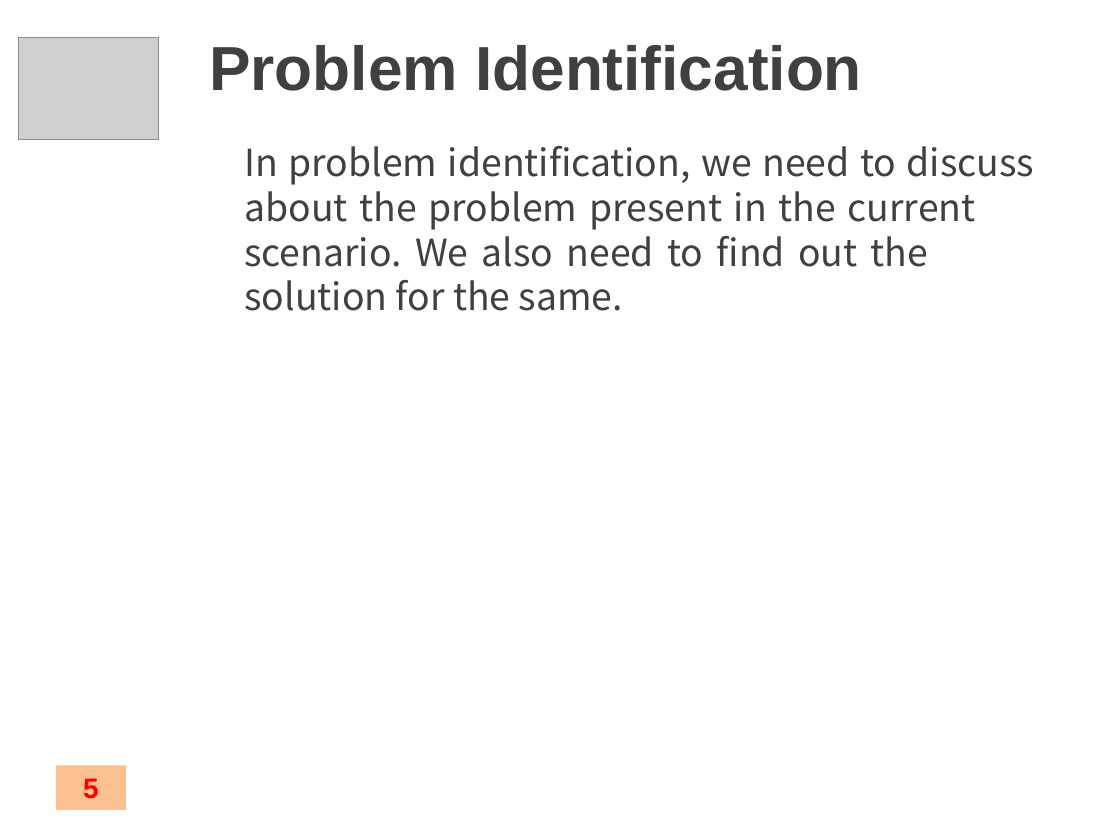
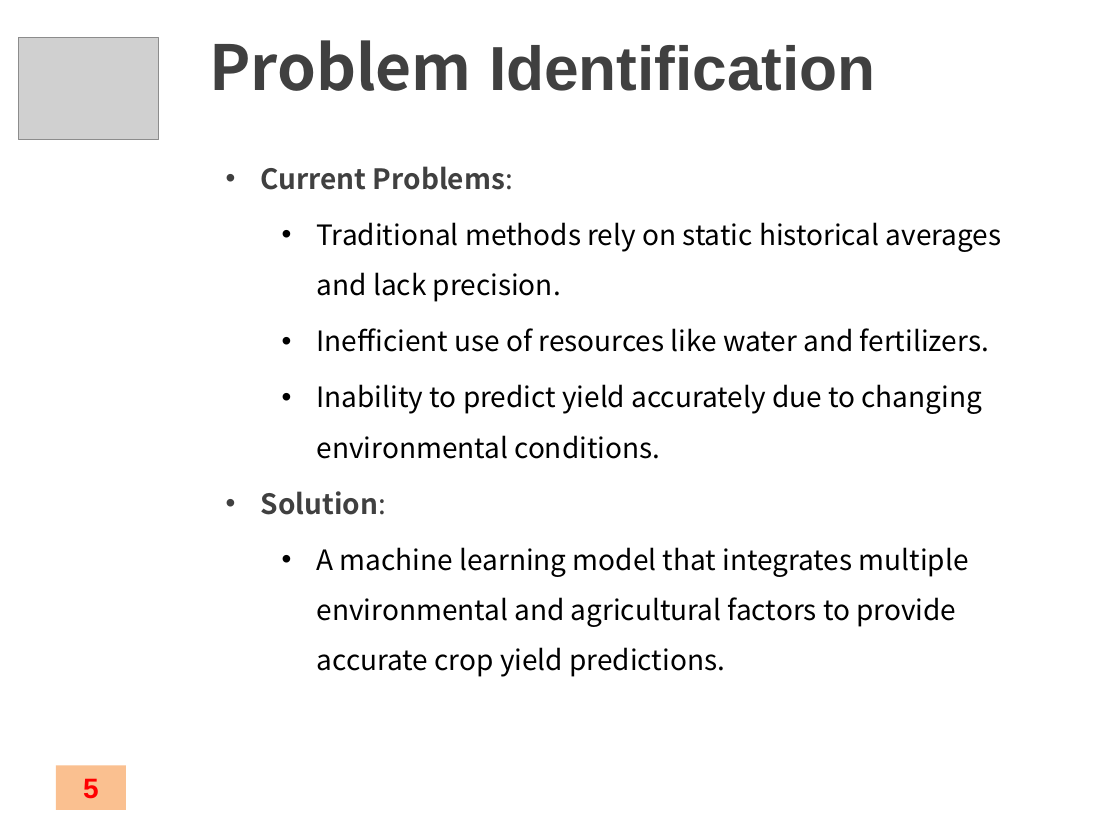
Before and after one commit to sumankrsaurabh/Crop-Yied-Prediction, a slide deck: slide 5 of Minor Project Presentation Template (1).pptx. Drawn at 1120x840 pixels with LibreOffice and Linux fonts; fonts in the diff are those of the drawing; grey boxes stand for pictures; background and template pictures are left out. Boxes give left, top, right and bottom in pixels: in the first picture for what was removed or moved away, otherwise in the second. Text is boxed around its words. In the diff, an @@ line names an element or a change of style, - is before the commit and + after.

```diff
--- a/Minor Project Presentation Template (1).pptx
+++ b/Minor Project Presentation Template (1).pptx
@@ title "Problem Identification" at (x1=209, y1=40, x2=876, y2=91): font Arial to Noto Sans CJK KR in "Problem" @@
@@ text at (x1=261, y1=166, x2=1002, y2=677): text changed; size 24 to 18 pt; text colour #404040 to #000000 @@
-In problem identification, we need to discuss about the problem present in the current scenario. We also need to find out the solution for the same.
+• Current Problems:
+  • Traditional methods rely on static historical averages and lack precision.
+  • Inefficient use of resources like water and fertilizers.
+  • Inability to predict yield accurately due to changing environmental conditions.
+• Solution:
+  • A machine learning model that integrates multiple environmental and agricultural factors to provide accurate crop yield predictions.
```
Also in this commit, not shown: 7 other slides changed, 1 slide added, 1 slide removed, 3 other files.
